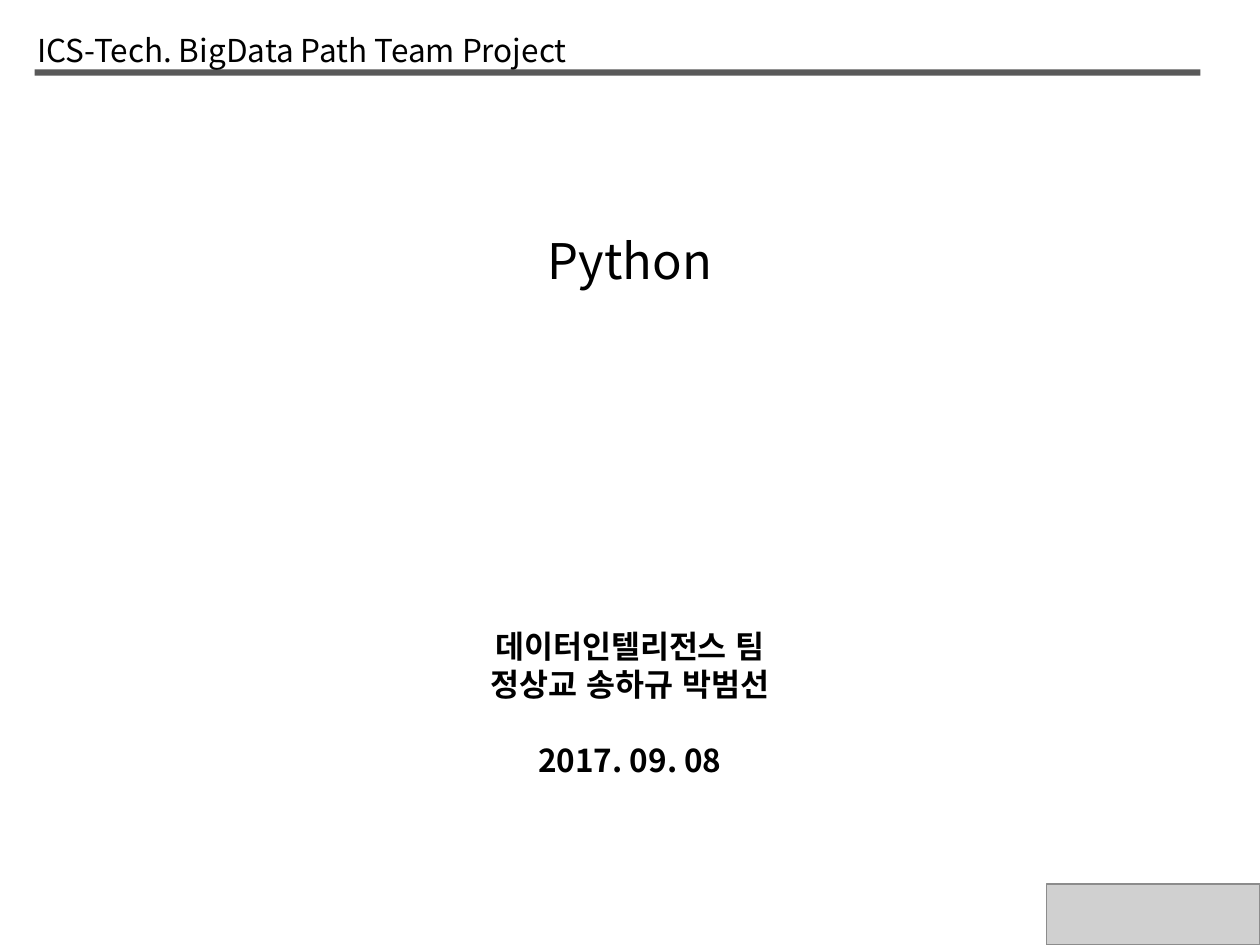
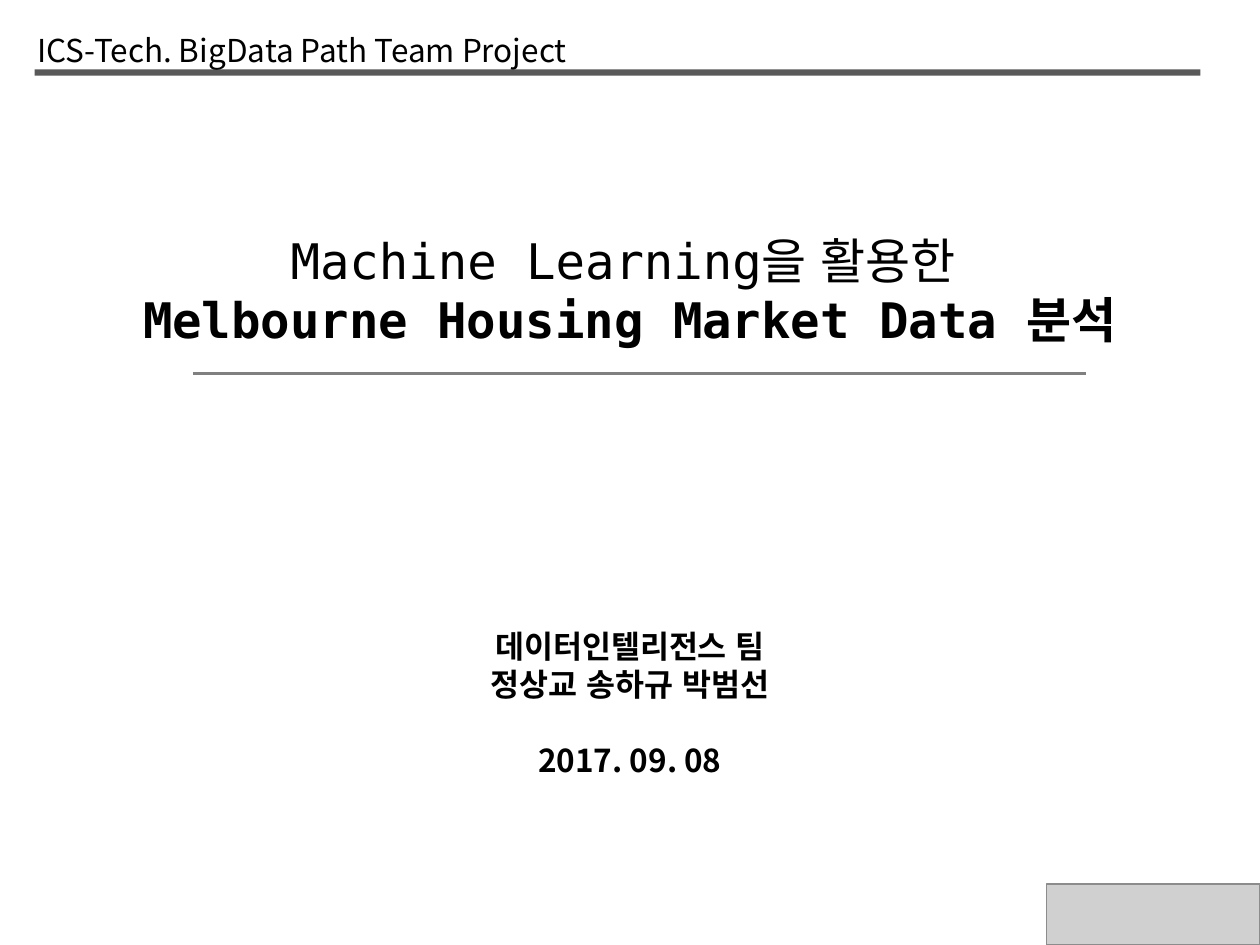
Before and after one commit to SongHaKyu/SongHakyu, a slide deck: slide 1 of Project.pptx. Drawn at 1260x945 pixels with LibreOffice and Linux fonts; fonts in the diff are those of the drawing; grey boxes stand for pictures. Boxes give left, top, right and bottom in pixels: in the first picture for what was removed or moved away, otherwise in the second. Text is boxed around its words. In the diff, an @@ line names an element or a change of style, - is before the commit and + after.

```diff
--- a/Project.pptx
+++ b/Project.pptx
@@ text at (x1=143, y1=238, x2=1117, y2=348): text changed; font Noto Sans CJK KR to DejaVu Sans Mono; bold on @@
-Python
+Machine Learning을 활용한
+Melbourne Housing Market Data 분석
@@ line added from (194, 373) to (1086, 373), #808080 1.5 pt @@
```
Also in this commit, not shown: 8 other slides changed, 1 other file.
